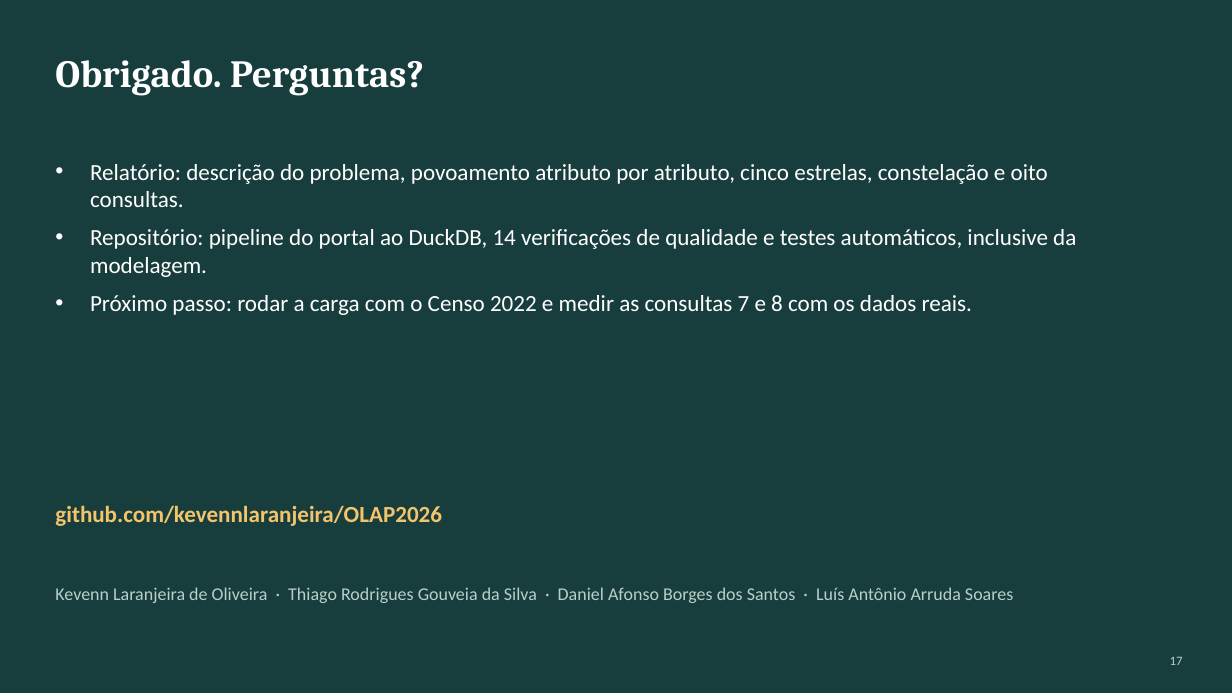
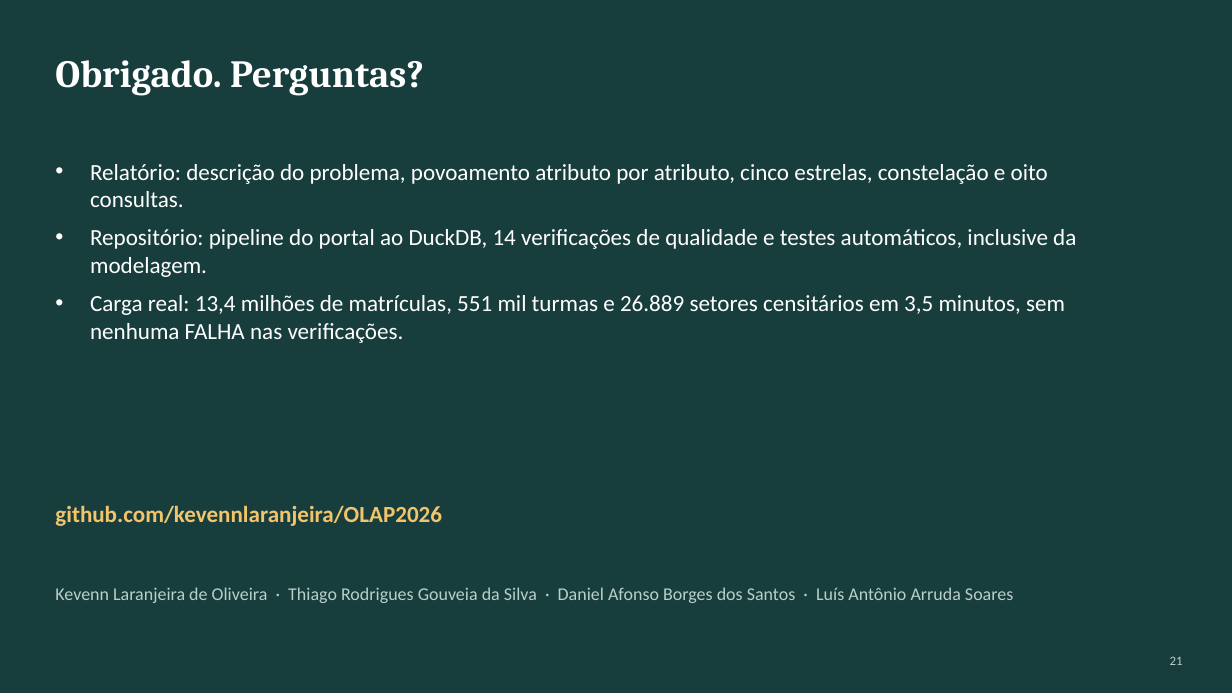
Before and after one commit to kevennlaranjeira/OLAP2026, a slide deck: slide 21 of docs/apresentacao/apresentacao-projeto1.pptx (slide 17 before the commit). Drawn at 1232x693 pixels with LibreOffice and Linux fonts; fonts in the diff are those of the drawing. Boxes give left, top, right and bottom in pixels: in the first picture for what was removed or moved away, otherwise in the second. Text is boxed around its words. In the diff, an @@ line names an element or a change of style, - is before the commit and + after.

```diff
--- a/docs/apresentacao/apresentacao-projeto1.pptx
+++ b/docs/apresentacao/apresentacao-projeto1.pptx
@@ text at box(90, 295, 1065, 343): text changed @@
-• Próximo passo: rodar a carga com o Censo 2022 e medir as consultas 7 e 8 com os dados reais.
+• Carga real: 13,4 milhões de matrículas, 551 mil turmas e 26.889 setores censitários em 3,5 minutos, sem nenhuma FALHA nas verificações.
@@ text at box(1170, 656, 1183, 665): text changed @@
-17
+21
```
Also in this commit, not shown: 12 other slides changed, 7 slides added, 3 slides removed, 3 other files.
